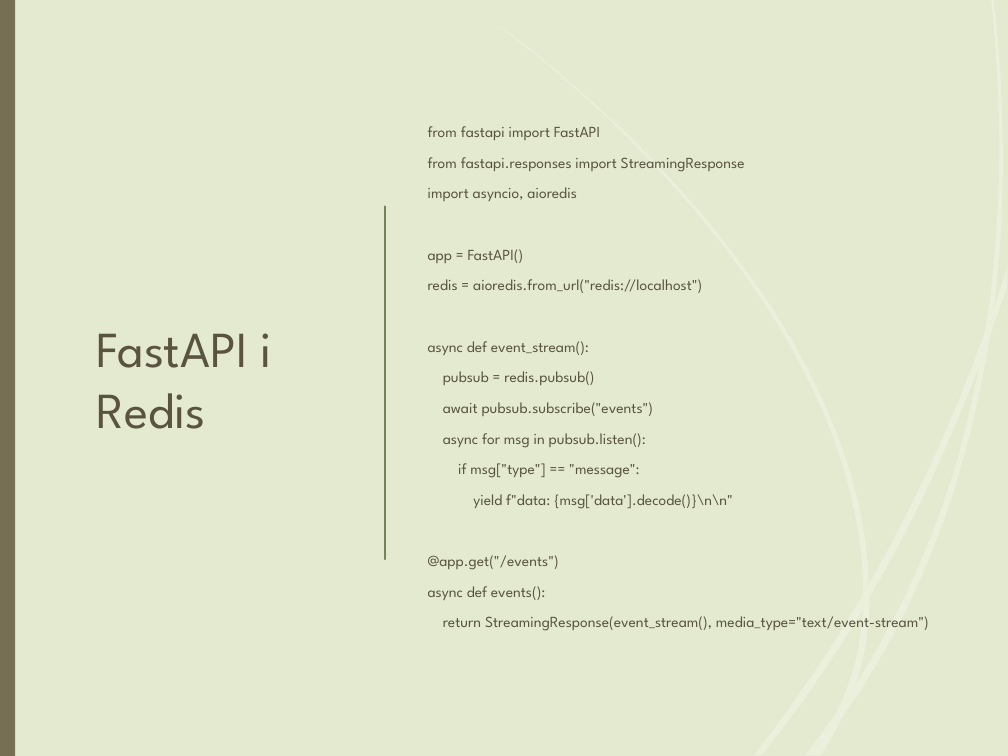
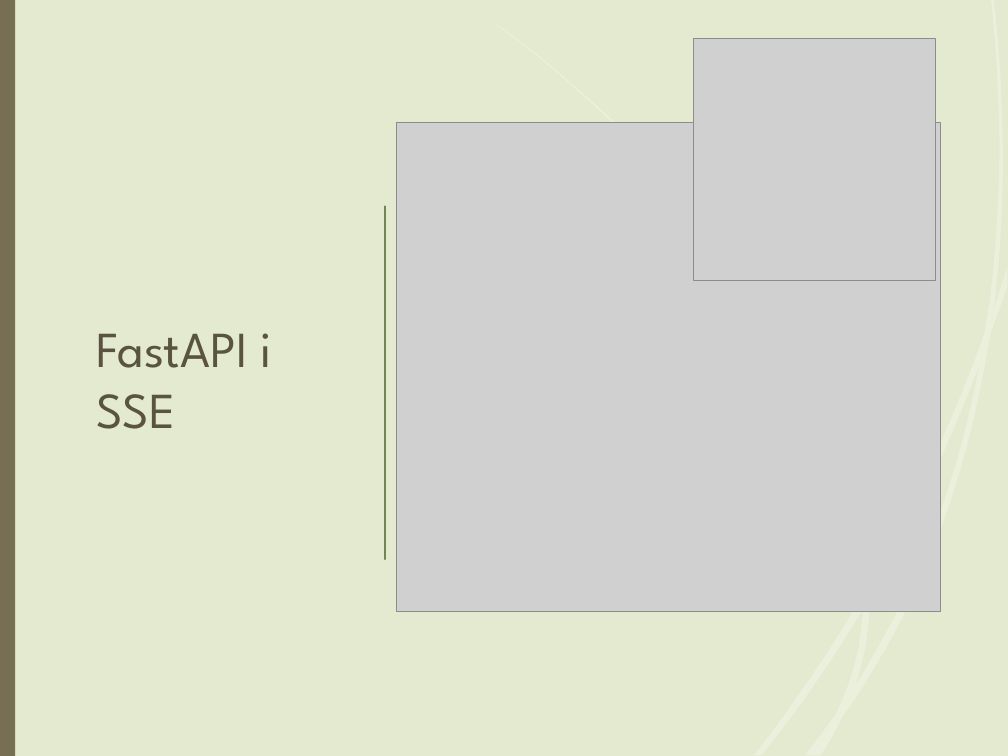
Before and after one commit to ArturLew/PyConPL2025, a slide deck: slide 15 of Nie tylko websocket/Nie tylko WebSocket.pptx. Drawn at 1008x756 pixels with LibreOffice and Linux fonts; fonts in the diff are those of the drawing; grey boxes stand for pictures. Boxes give left, top, right and bottom in pixels: in the first picture for what was removed or moved away, otherwise in the second. Text is boxed around its words. In the diff, an @@ line names an element or a change of style, - is before the commit and + after.

```diff
--- a/Nie tylko websocket/Nie tylko WebSocket.pptx
+++ b/Nie tylko websocket/Nie tylko WebSocket.pptx
@@ picture added at <box>694,39,935,281</box> @@
@@ picture added at <box>396,122,940,611</box> @@
@@ text removed at <box>428,126,929,631</box> @@
-from fastapi import FastAPI
-from fastapi.responses import StreamingResponse
-import asyncio, aioredis
-app = FastAPI()
-redis = aioredis.from_url("redis://localhost")
-async def event_stream():
-pubsub = redis.pubsub()
-await pubsub.subscribe("events")
-async for msg in pubsub.listen():
-if msg["type"] == "message":
-yield f"data: {msg['data'].decode()}\n\n"
-@app.get("/events")
-async def events():
-return StreamingResponse(event_stream(), media_type="text/event-stream")
@@ title at <box>97,333,271,429</box>: text changed @@
-FastAPI i Redis
+FastAPI i SSE
@@ freeform shape removed at <box>863,584,870,609</box> @@
```
Also in this commit, not shown: 22 other slides changed, 1 slide added, 1 slide removed, 19 other files.
